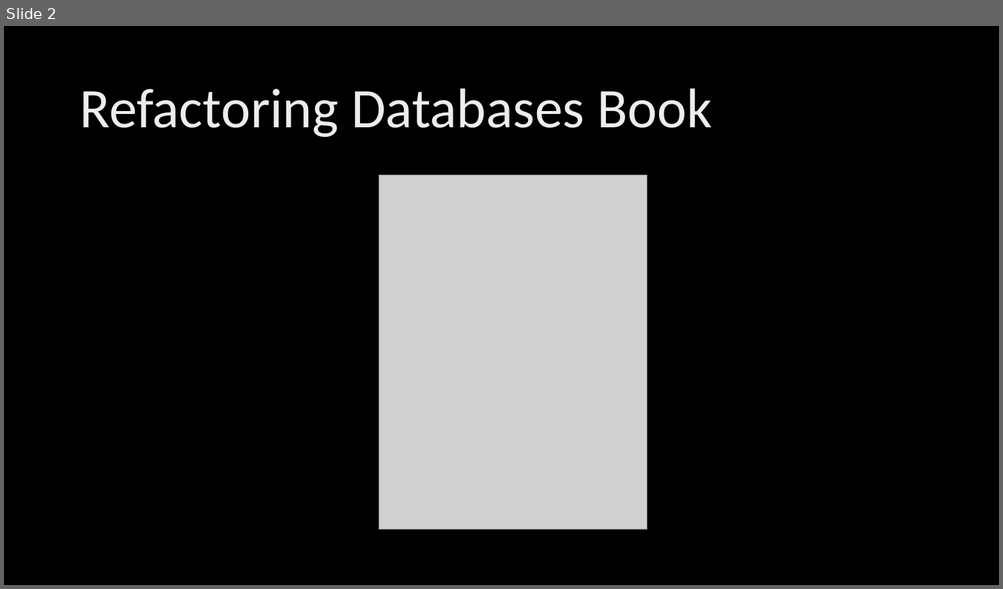
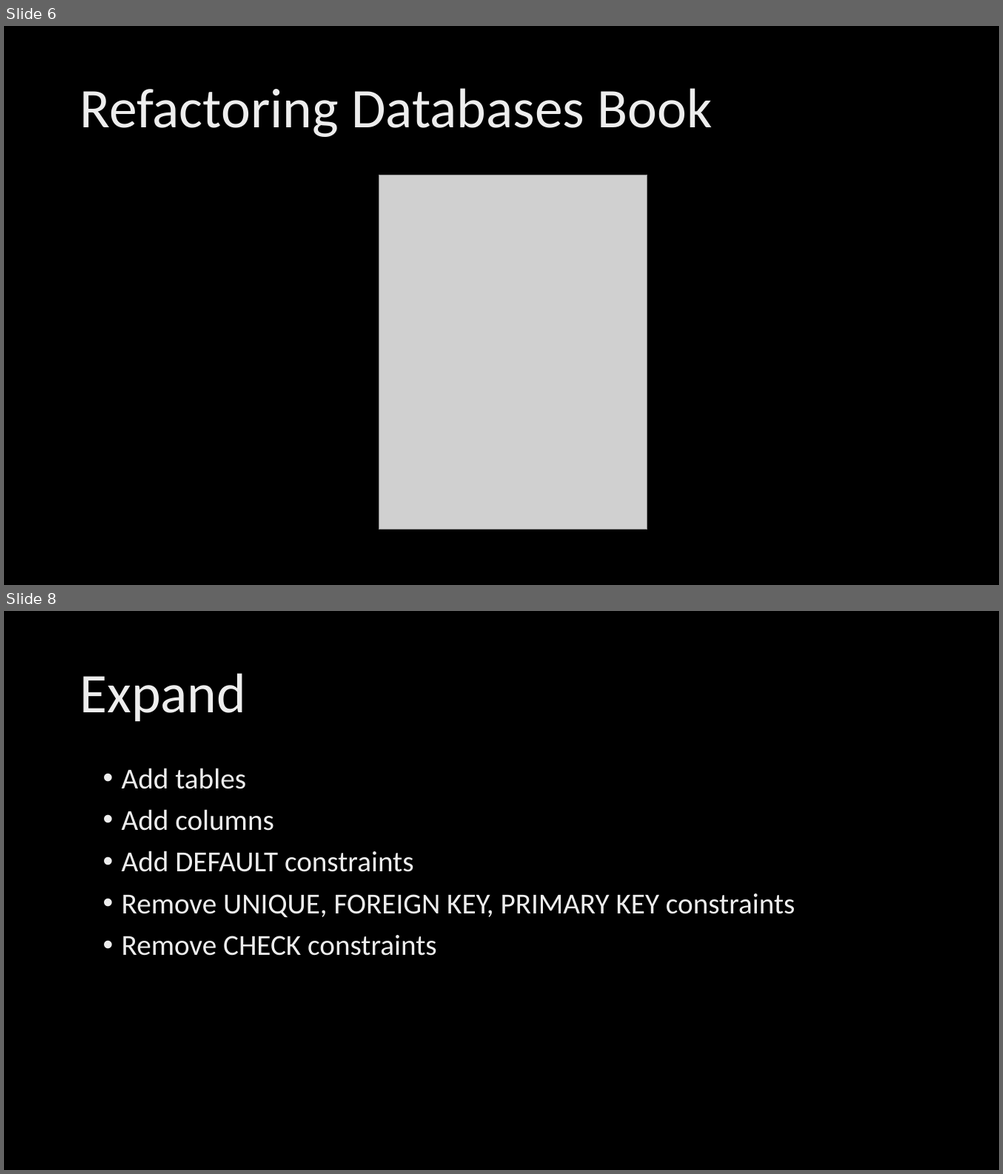
Before and after one commit to poedevop-fm/Database-Refactoring-Demo, a slide deck: Triggers & Refactoring.pptx. Shown one above the other, each under a label of ours: slide 2 before the commit, slides 6 and 8 after it; the slides between them are not shown. The pictures are 1003x589 and 1003x1174 pixels, drawn with LibreOffice and Linux fonts; fonts in the diff are those of the drawing; grey boxes stand for pictures; background and template pictures are left out. Boxes give left, top, right and bottom in pixels: in the first picture for what was removed or moved away, otherwise in the second. Text is boxed around its words. In the diff, an @@ line names an element or a change of style, - is before the commit and + after.

```diff
--- a/Triggers & Refactoring.pptx
+++ b/Triggers & Refactoring.pptx
@@ slide 8 added at box(4, 611, 999, 1170), background picture (left out) @@
@@ title added at box(79, 673, 246, 722), 54 pt, text gradient #BFBFBF to #EDEDED to #FFFFFF @@
+Expand
@@ text added at box(122, 768, 795, 956), 28 pt, text gradient #BFBFBF to #EDEDED to #FFFFFF @@
+• Add tables
+• Add columns
+• Add DEFAULT constraints
+• Remove UNIQUE, FOREIGN KEY, PRIMARY KEY constraints
+• Remove CHECK constraints
@@ what was slide 2 is now slide 6 @@
```
Also in this commit, not shown: 2 slides changed, 8 other slides added, 27 other files.
